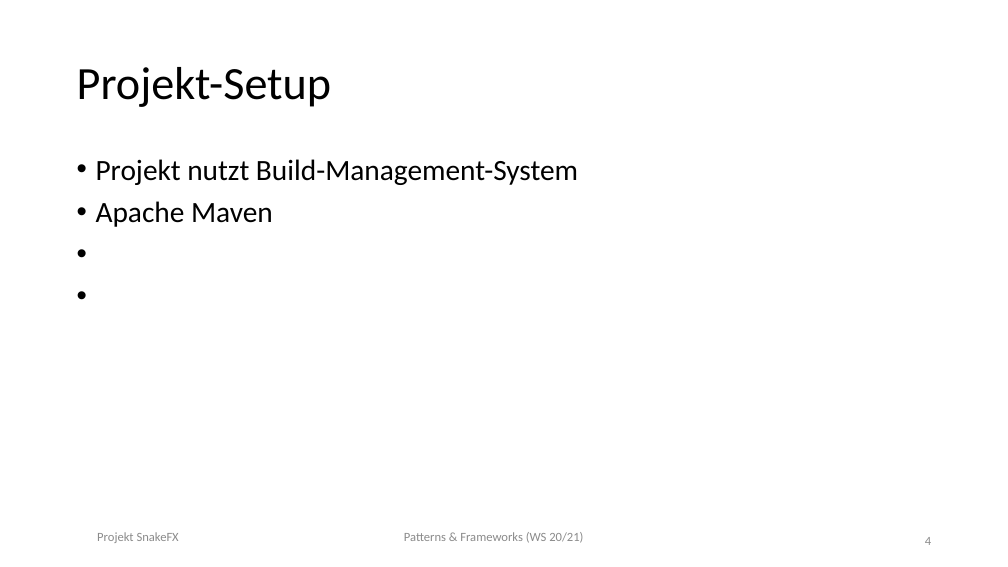
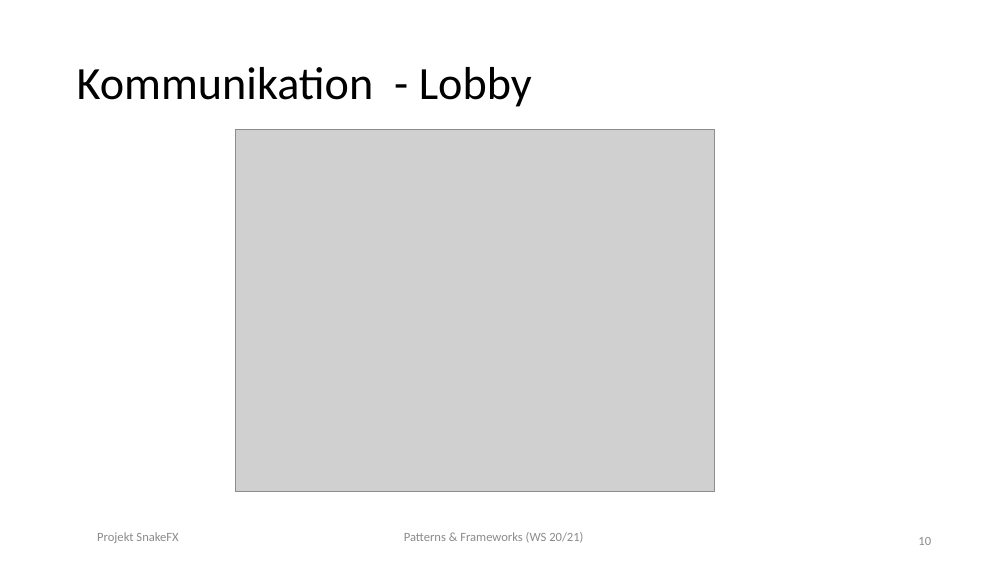
Before and after one commit to Bummelnderboris/Patterns_and_Frameworks, a slide deck: slide 10 of docs/00000_abgabe_final/3_Prasentation/Wulfert_Reidel_PF_SnakeFX.pptx (slide 4 before the commit). Drawn at 1008x567 pixels with LibreOffice and Linux fonts; fonts in the diff are those of the drawing; grey boxes stand for pictures. Boxes give left, top, right and bottom in pixels: in the first picture for what was removed or moved away, otherwise in the second. Text is boxed around its words. In the diff, an @@ line names an element or a change of style, - is before the commit and + after.

```diff
--- a/docs/00000_abgabe_final/3_Prasentation/Wulfert_Reidel_PF_SnakeFX.pptx
+++ b/docs/00000_abgabe_final/3_Prasentation/Wulfert_Reidel_PF_SnakeFX.pptx
@@ text at (77, 67, 532, 107): text changed @@
-Projekt-Setup
+Kommunikation - Lobby
@@ picture added at (235, 130, 715, 492) @@
@@ text removed at (96, 159, 578, 227) @@
-• Projekt nutzt Build-Management-System
-• Apache Maven
@@ page number at (918, 537, 931, 545): text changed @@
-4
+10
```
Also in this commit, not shown: 7 other slides changed, 5 slides added, 5 other files.
